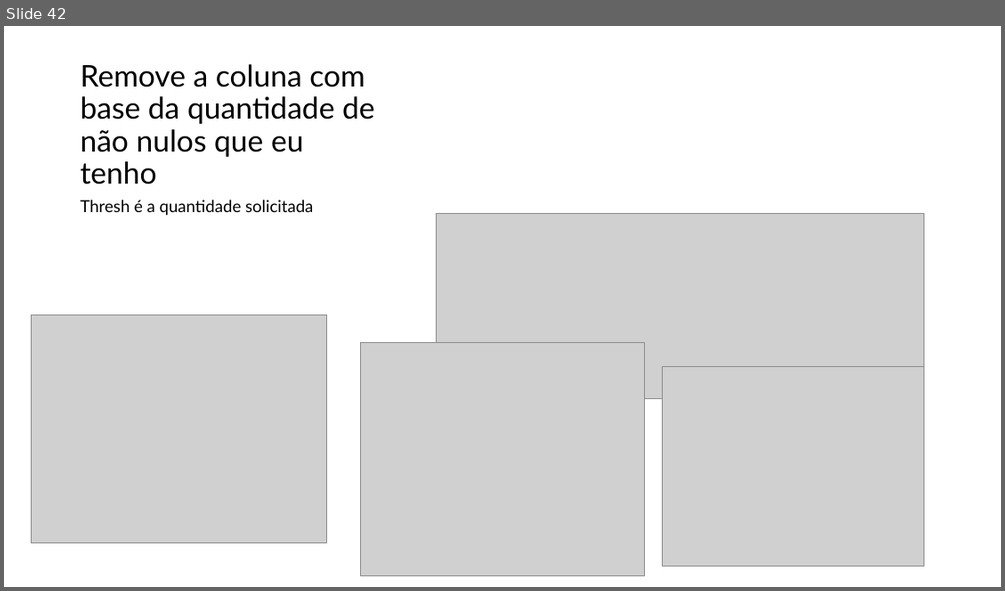
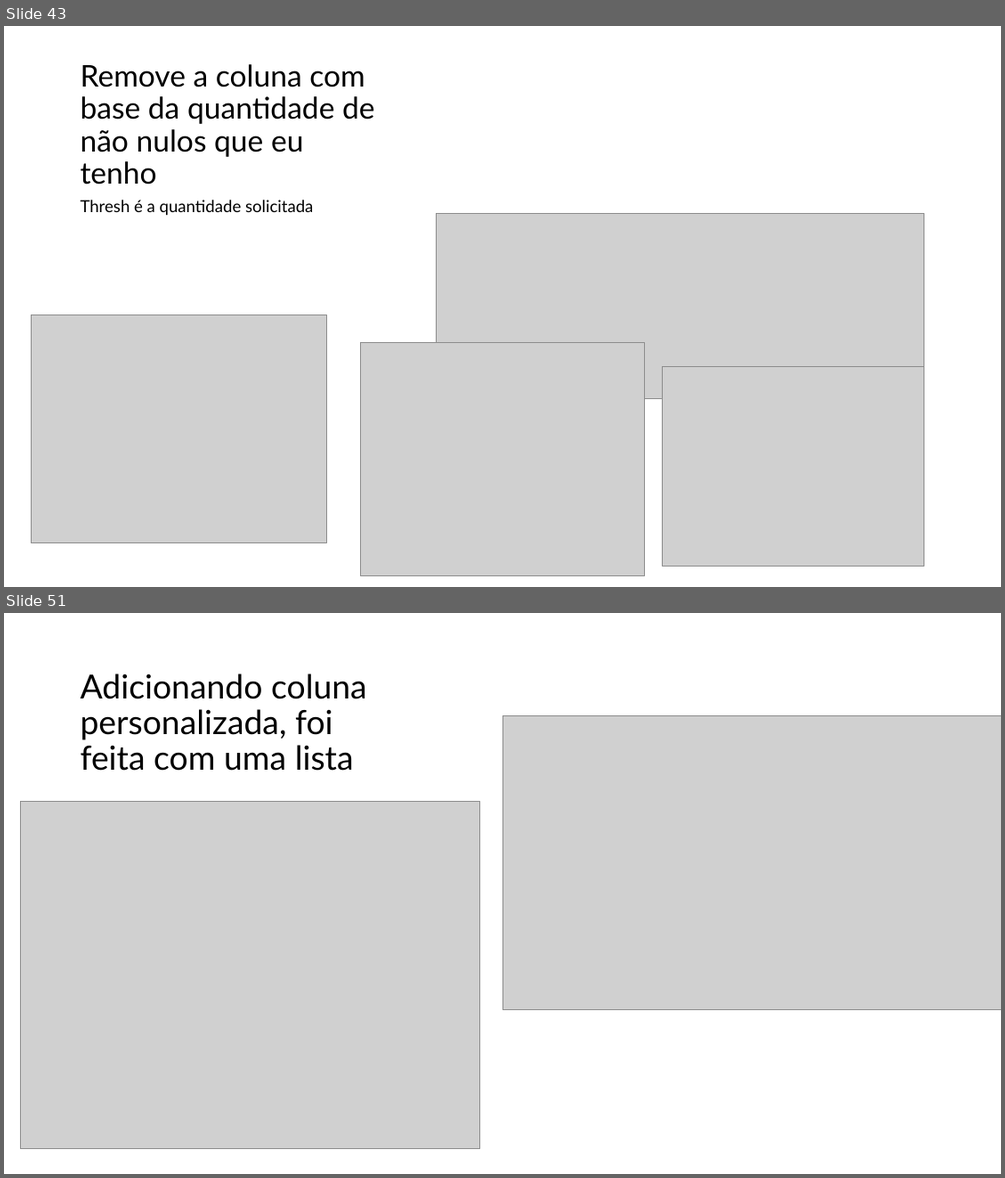
Before and after one commit to augluiz/OlaMundo, a slide deck: python.pptx. Shown one above the other, each under a label of ours: slide 42 before the commit, slides 43 and 51 after it; the slides between them are not shown. The pictures are 1005x591 and 1005x1178 pixels, drawn with LibreOffice and Linux fonts; fonts in the diff are those of the drawing; grey boxes stand for pictures. Boxes give left, top, right and bottom in pixels: in the first picture for what was removed or moved away, otherwise in the second. Text is boxed around its words. In the diff, an @@ line names an element or a change of style, - is before the commit and + after.

```diff
--- a/python.pptx
+++ b/python.pptx
@@ slide 51 added at box(4, 613, 1001, 1174), background #FFFFFF @@
@@ title added at box(81, 674, 367, 771), 32 pt, text #000000 @@
+Adicionando coluna personalizada, foi feita com uma lista
@@ picture added at box(502, 716, 1001, 1010) @@
@@ picture added at box(20, 802, 479, 1149) @@
@@ what was slide 42 is now slide 43 @@
```
Also in this commit, not shown: 10 other slides added.
